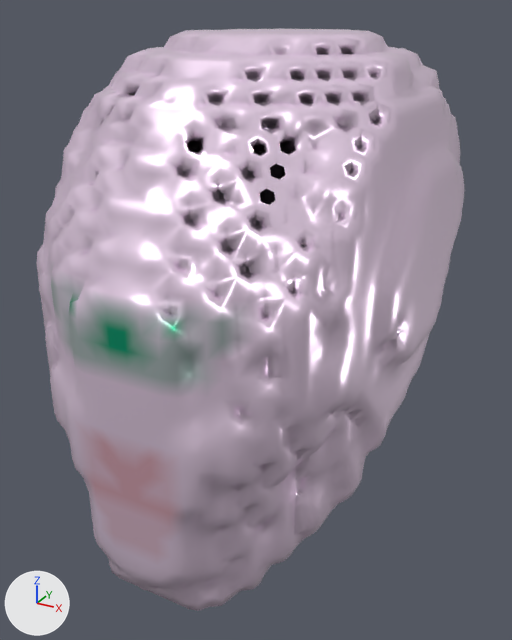
Renders of the glTF model glb/smooth/1-1000/431.glb from each side of a commit.
Camera for both pictures: a camera (50 mm lens) standing at (1.049, -1.983, 1.612) and looking at (-0.006, -0.064, 0.653). Lighting does not change. The marker at lower left points along +X, +Y and +Z. Vertices at the same position are counted once.
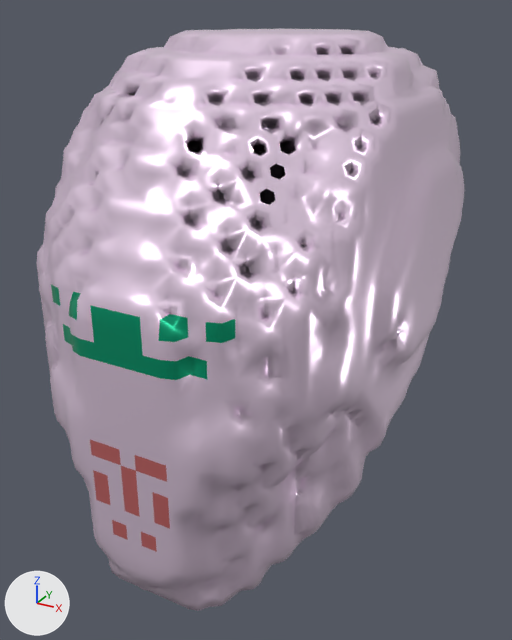
The edits, one by one:
me_mesh_0 is used by ob_mesh_0; location (0.0, 0.0, 0.0).
me_mesh_0 had 6433 vertices, 16118 faces and spanned x -0.53..0.53, y -0.78..0.78, z 0.0..1.55.
me_mesh_0 now has 6424 vertices, 16088 faces and spans x -0.53..0.53, y -0.78..0.78, z 0.0..1.55.
Part 1, on me_mesh_0:
9 vertices are removed from x -0.03..0.03, y -0.78, z 0.45..0.8.
44 faces are deleted.
16 new faces join them.
me_mesh_0 part 2: 538 kept faces spanning x -0.33..0.33, y -0.78..0.78, z 0.2..1.14 get new vertex colours.

Where the change shows, as pixel boxes (x1, y1, x2, y2) in the pictures (512 x 640 px):
part 1 of me_mesh_0, cut back
    both: (90, 343, 167, 537)
part 2 of me_mesh_0, recoloured
    both: (48, 275, 247, 557)
